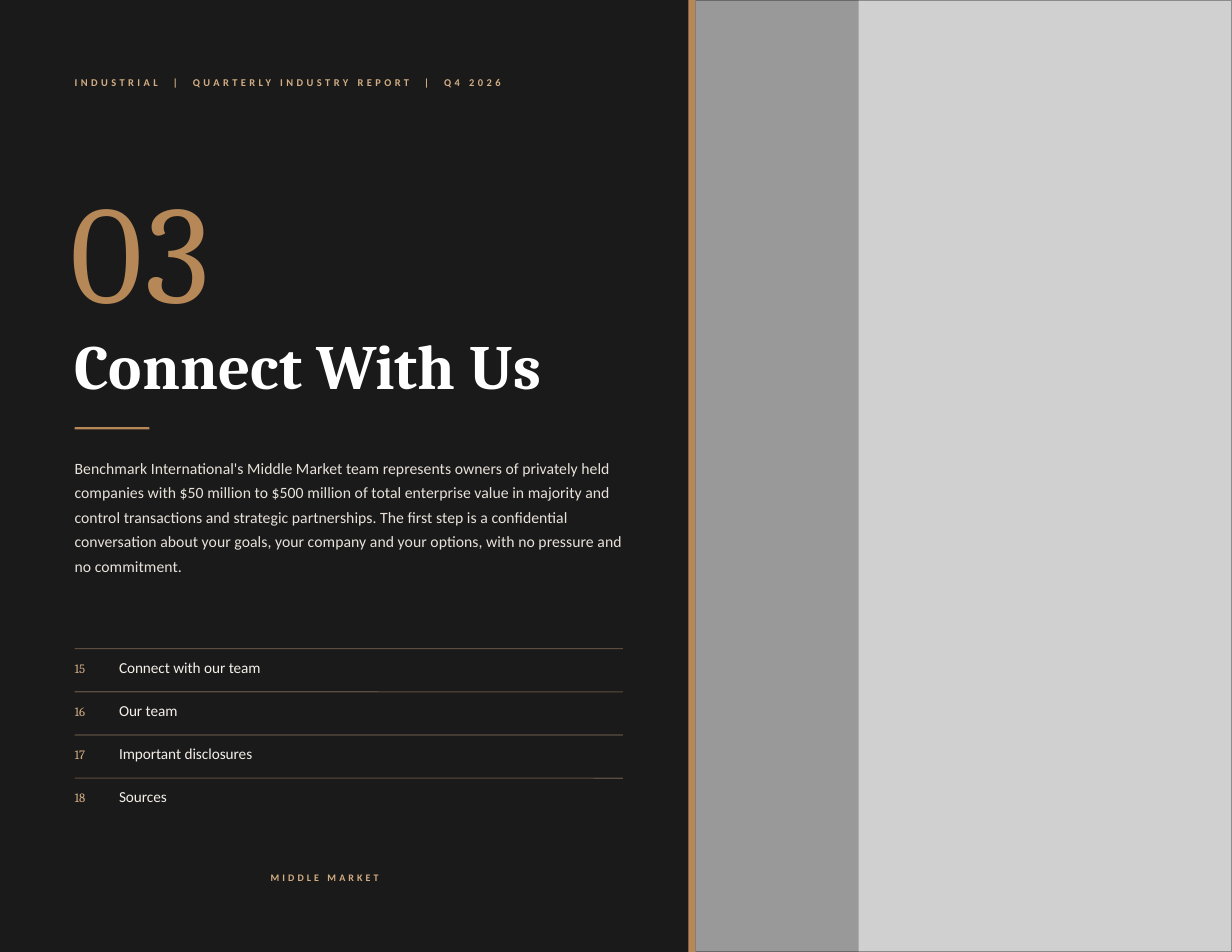
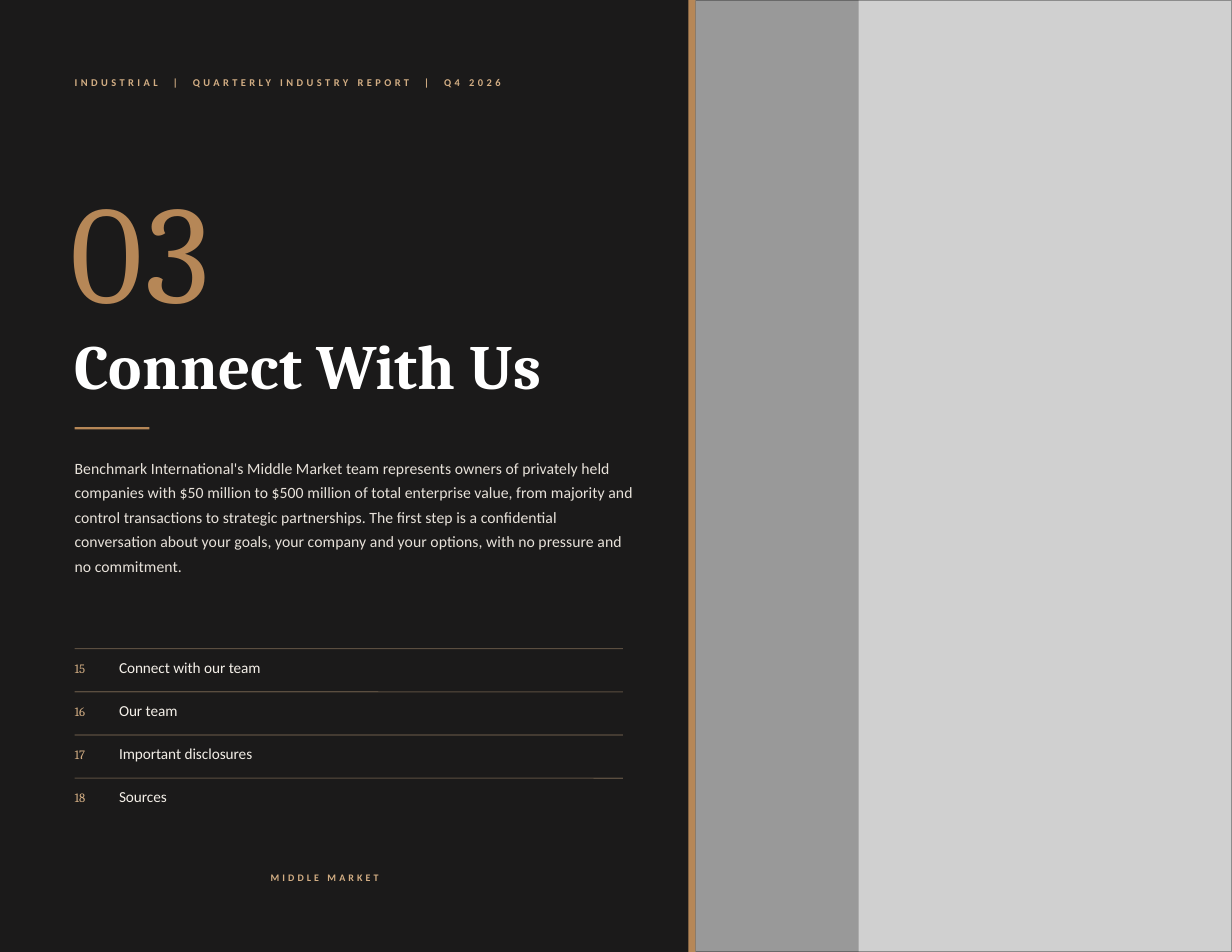
Before and after one commit to jp-hardin/about, a slide deck: slide 14 of mid-market-practice/_build/reports/industrial-q4-2026/brief.pptx. Drawn at 1232x952 pixels with LibreOffice and Linux fonts; fonts in the diff are those of the drawing; grey boxes stand for pictures; background and template pictures are left out. Boxes give left, top, right and bottom in pixels: in the first picture for what was removed or moved away, otherwise in the second. Text is boxed around its words. In the diff, an @@ line names an element or a change of style, - is before the commit and + after.

```diff
--- a/mid-market-practice/_build/reports/industrial-q4-2026/brief.pptx
+++ b/mid-market-practice/_build/reports/industrial-q4-2026/brief.pptx
@@ text at <box>75,463,632,572</box>: text changed @@
-Benchmark International's Middle Market team represents owners of privately held companies with $50 million to $500 million of total enterprise value in majority and control transactions and strategic partnerships. The first step is a confidential conversation about your goals, your company and your options, with no pressure and no commitment.
+Benchmark International's Middle Market team represents owners of privately held companies with $50 million to $500 million of total enterprise value, from majority and control transactions to strategic partnerships. The first step is a confidential conversation about your goals, your company and your options, with no pressure and no commitment.
```
Also in this commit, not shown: 2 other slides changed, 31 other files.
